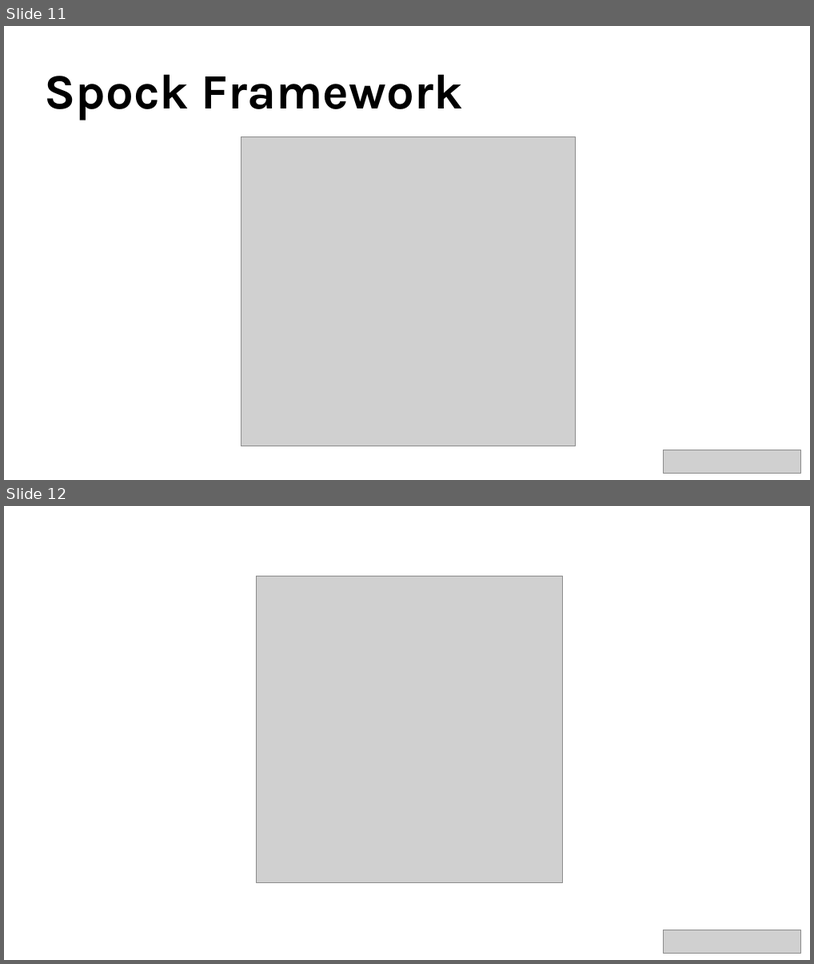
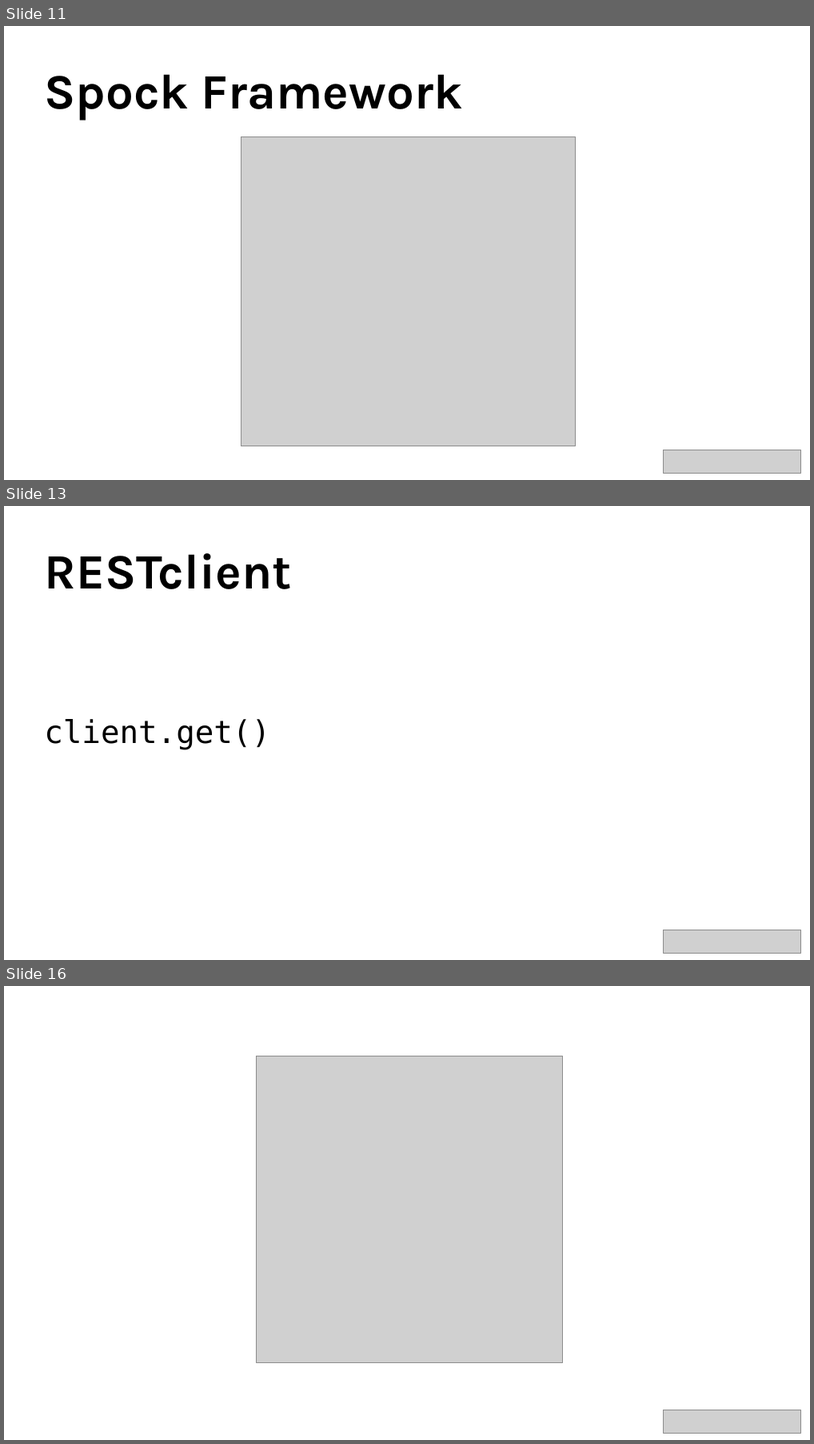
Before and after one commit to ysparrow/groovy-test-for-rest, a slide deck: FabulousTestsWithSpockAndGroovy.odp. Shown one above the other, each under a label of ours: slides 11 and 12 before the commit, slides 11, 13 and 16 after it; the slides between them are not shown. The pictures are 814x964 and 814x1444 pixels, drawn with LibreOffice and Linux fonts; fonts in the diff are those of the drawing; grey boxes stand for pictures. Boxes give left, top, right and bottom in pixels: in the first picture for what was removed or moved away, otherwise in the second. Text is boxed around its words. In the diff, an @@ line names an element or a change of style, - is before the commit and + after.

```diff
--- a/FabulousTestsWithSpockAndGroovy.odp
+++ b/FabulousTestsWithSpockAndGroovy.odp
@@ slide 13 added at bbox=[4, 506, 810, 960], background #FFFFFF @@
@@ title added at bbox=[44, 553, 291, 589], 44 pt, text #000000, bold @@
+RESTclient
@@ text added at bbox=[44, 719, 270, 750], 28 pt, text #000000 @@
+client.get()
@@ picture added at bbox=[664, 929, 801, 952] @@
@@ what was slide 12 is now slide 16 @@
```
Also in this commit, not shown: 2 slides changed, 6 other slides added, 2 slides removed, 8 other files.
